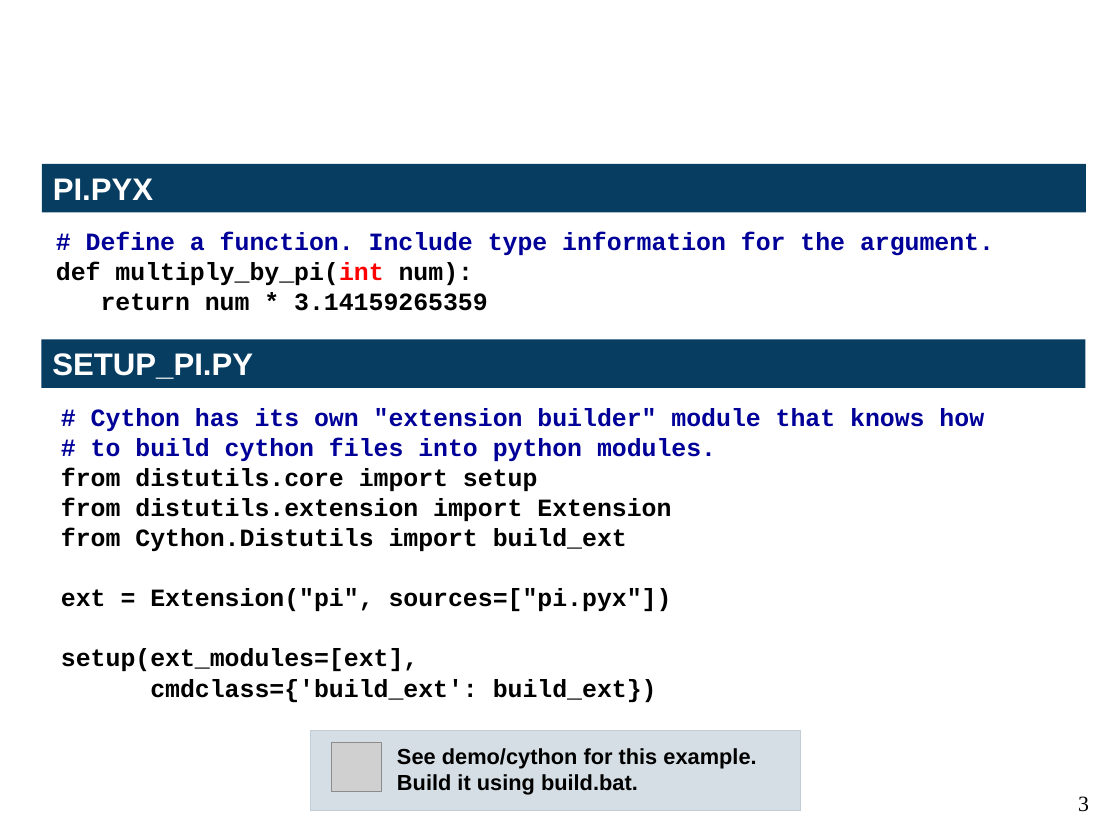
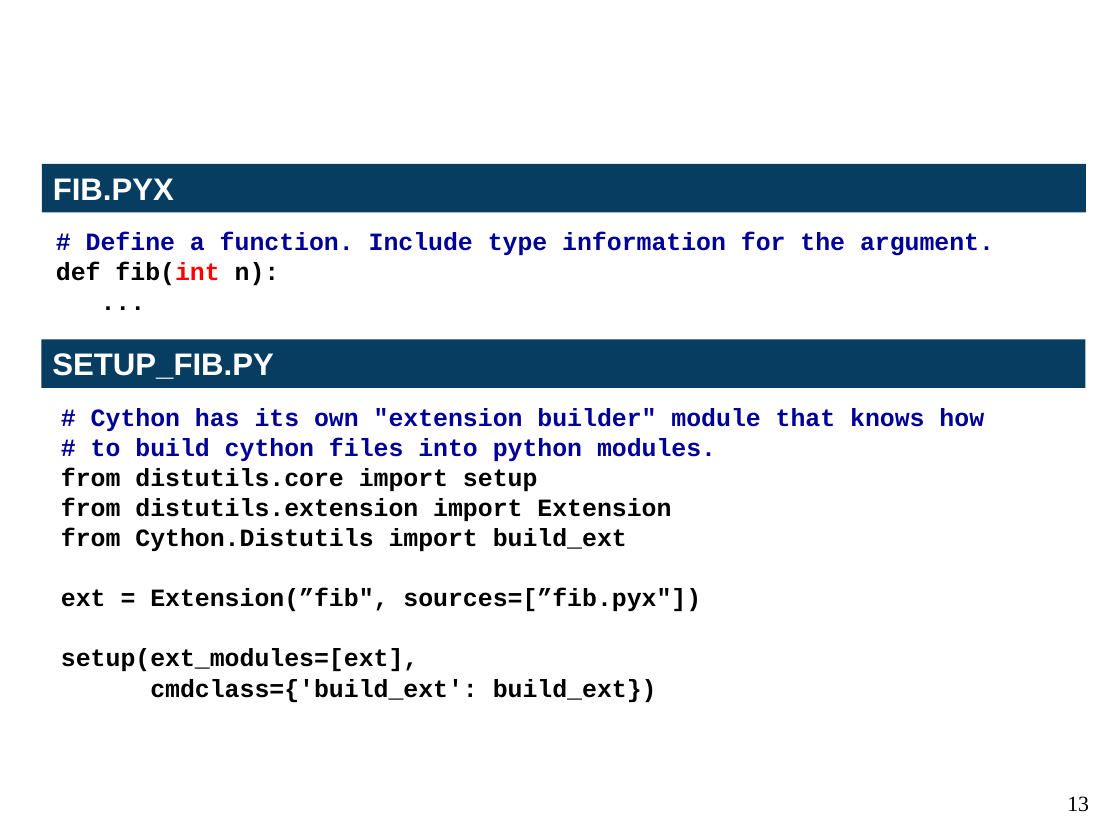
Before and after one commit to kwmsmith/scipy2013-cython-tutorial, a slide deck: slide 13 of Cython.pptx (slide 3 before the commit). Drawn at 1120x840 pixels with LibreOffice and Linux fonts; fonts in the diff are those of the drawing; grey boxes stand for pictures; background and template pictures are left out. Boxes give left, top, right and bottom in pixels: in the first picture for what was removed or moved away, otherwise in the second. Text is boxed around its words. In the diff, an @@ line names an element or a change of style, - is before the commit and + after.

```diff
--- a/Cython.pptx
+++ b/Cython.pptx
@@ text in rectangle at [53, 178, 174, 200]: text changed @@
-PI.PYX
+FIB.PYX
@@ text at [56, 262, 280, 285]: text changed @@
-def multiply_by_pi(int num):
-return num * 3.14159265359
+def fib(int n):
+...
@@ text in rectangle at [52, 353, 273, 379]: text changed @@
-SETUP_PI.PY
+SETUP_FIB.PY
@@ text at [61, 588, 701, 611]: text changed @@
-ext = Extension("pi", sources=["pi.pyx"])
+ext = Extension(”fib", sources=[”fib.pyx"])
@@ rectangle removed at [311, 730, 801, 811] @@
@@ picture removed at [332, 743, 381, 792] @@
@@ text removed at [397, 748, 756, 795] @@
-See demo/cython for this example.
-Build it using build.bat.
@@ page number at [1067, 796, 1089, 812]: text changed @@
-3
+13
```
Also in this commit, not shown: 11 other slides changed, 39 slides added, 8 slides removed, 14 other files.
